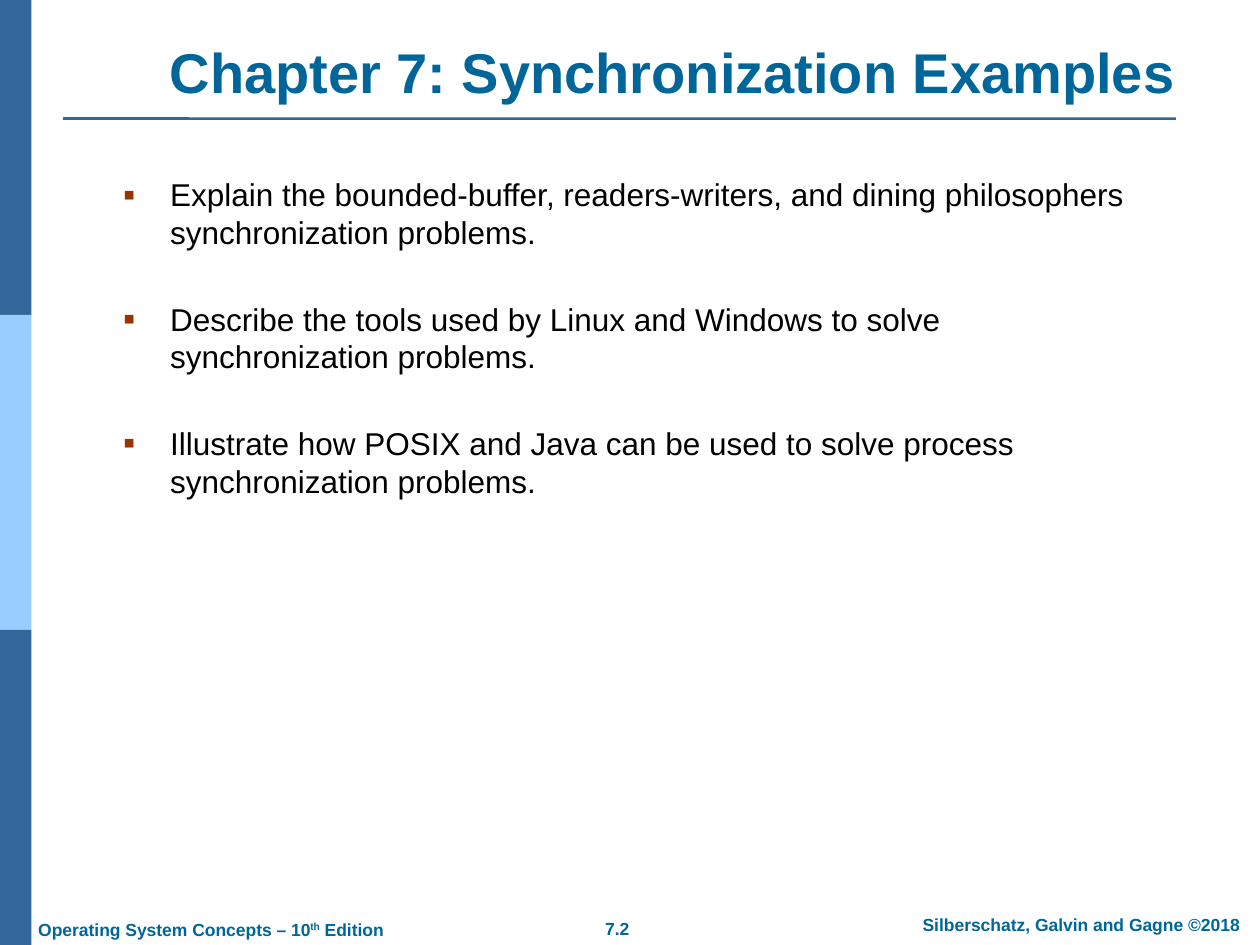
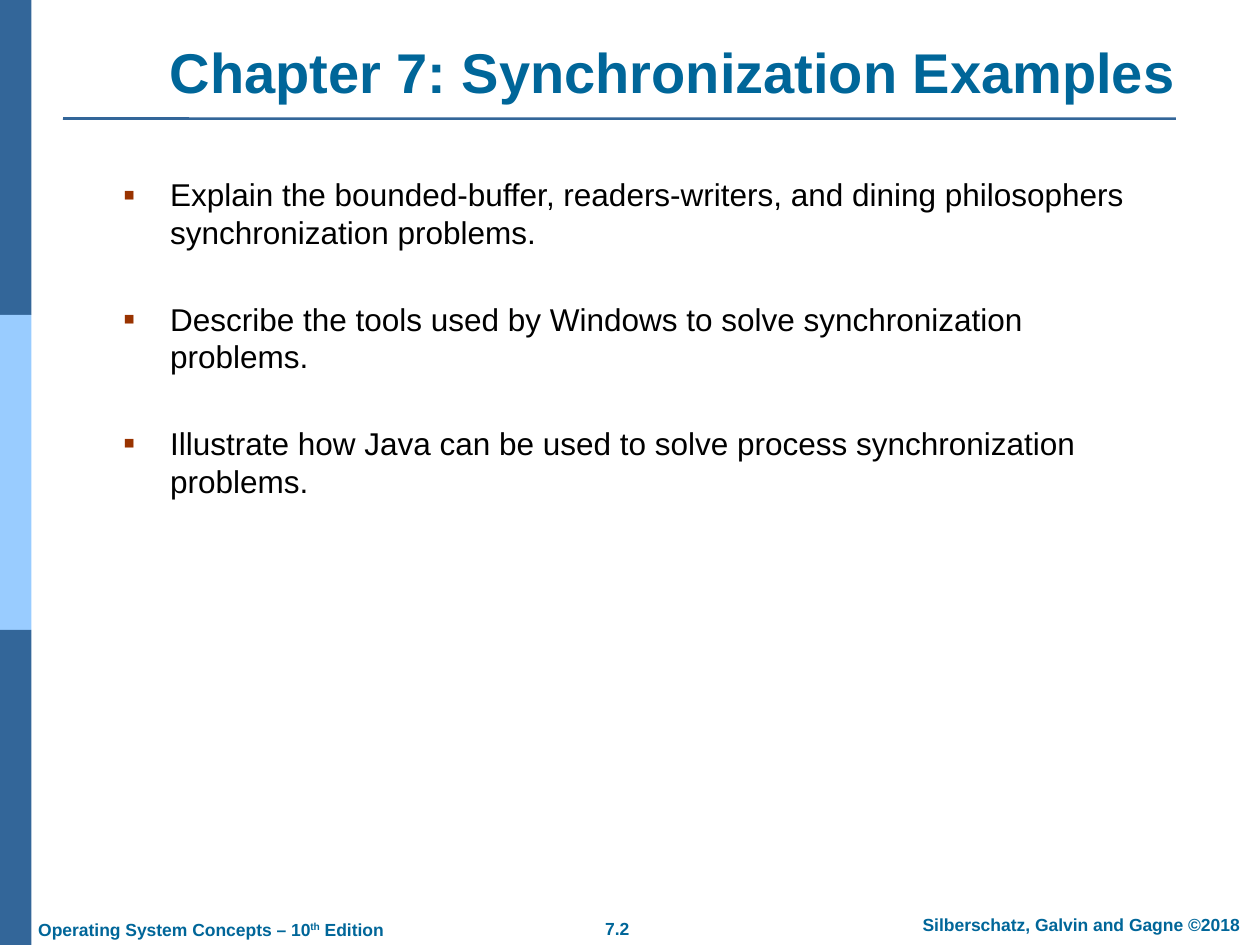
Before and after one commit to atu-se/atu.innomadic.com, a slide deck: slide 2 of courses/os/lectures/ch7.pptx. Drawn at 1260x945 pixels with LibreOffice and Linux fonts; fonts in the diff are those of the drawing; background and template pictures are left out. Boxes give left, top, right and bottom in pixels: in the first picture for what was removed or moved away, otherwise in the second. Text is boxed around its words. In the diff, an @@ line names an element or a change of style, - is before the commit and + after.

Commit message:
updated 5, 7

```diff
--- a/courses/os/lectures/ch7.pptx
+++ b/courses/os/lectures/ch7.pptx
@@ text at bbox=[170, 308, 1075, 499]: text changed @@
-▪ Describe the tools used by Linux and Windows to solve synchronization problems.
-▪ Illustrate how POSIX and Java can be used to solve process synchronization problems.
+▪ Describe the tools used by Windows to solve synchronization problems.
+▪ Illustrate how Java can be used to solve process synchronization problems.
```
Also in this commit, not shown: 9 slides removed.
